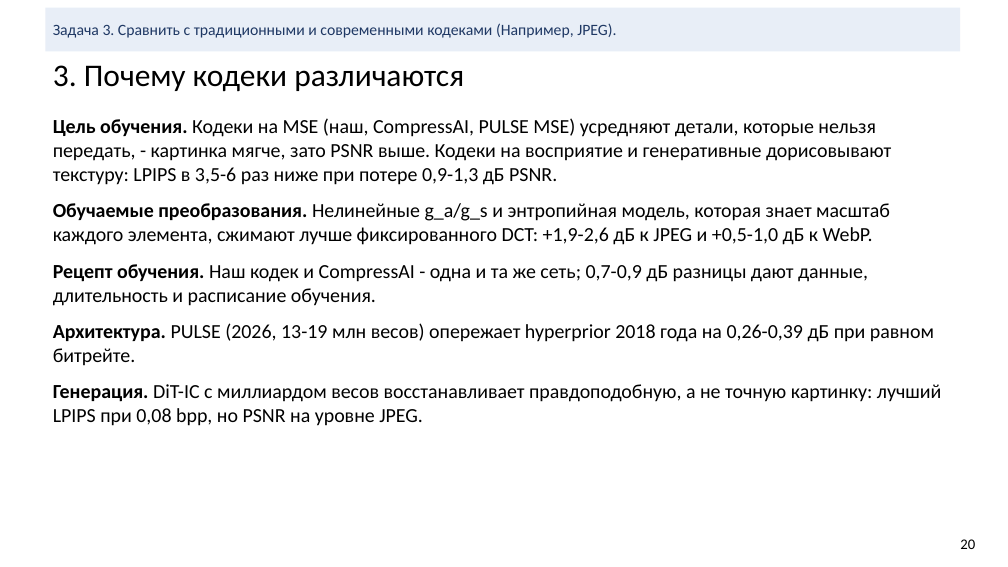
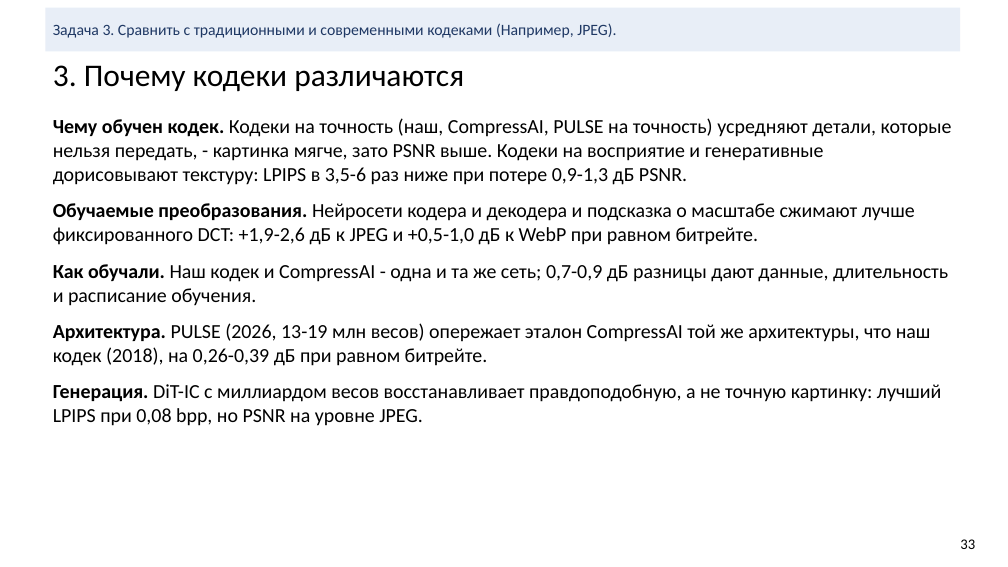
Before and after one commit to KDMCrypto/Deep-Image-Compression, a slide deck: slide 33 of documentation/cv-project-compression.pptx (slide 20 before the commit). Drawn at 1008x567 pixels with LibreOffice and Linux fonts; fonts in the diff are those of the drawing. Boxes give left, top, right and bottom in pixels: in the first picture for what was removed or moved away, otherwise in the second. Text is boxed around its words. In the diff, an @@ line names an element or a change of style, - is before the commit and + after.

```diff
--- a/documentation/cv-project-compression.pptx
+++ b/documentation/cv-project-compression.pptx
@@ text at (53,118,952,366): text changed @@
-Цель обучения. Кодеки на MSE (наш, CompressAI, PULSE MSE) усредняют детали, которые нельзя передать, - картинка мягче, зато PSNR выше. Кодеки на восприятие и генеративные дорисовывают текстуру: LPIPS в 3,5-6 раз ниже при потере 0,9-1,3 дБ PSNR.
-Обучаемые преобразования. Нелинейные g_a/g_s и энтропийная модель, которая знает масштаб каждого элемента, сжимают лучше фиксированного DCT: +1,9-2,6 дБ к JPEG и +0,5-1,0 дБ к WebP.
-Рецепт обучения. Наш кодек и CompressAI - одна и та же сеть; 0,7-0,9 дБ разницы дают данные, длительность и расписание обучения.
-Архитектура. PULSE (2026, 13-19 млн весов) опережает hyperprior 2018 года на 0,26-0,39 дБ при равном битрейте.
+Чему обучен кодек. Кодеки на точность (наш, CompressAI, PULSE на точность) усредняют детали, которые нельзя передать, - картинка мягче, зато PSNR выше. Кодеки на восприятие и генеративные дорисовывают текстуру: LPIPS в 3,5-6 раз ниже при потере 0,9-1,3 дБ PSNR.
+Обучаемые преобразования. Нейросети кодера и декодера и подсказка о масштабе сжимают лучше фиксированного DCT: +1,9-2,6 дБ к JPEG и +0,5-1,0 дБ к WebP при равном битрейте.
+Как обучали. Наш кодек и CompressAI - одна и та же сеть; 0,7-0,9 дБ разницы дают данные, длительность и расписание обучения.
+Архитектура. PULSE (2026, 13-19 млн весов) опережает эталон CompressAI той же архитектуры, что наш кодек (2018), на 0,26-0,39 дБ при равном битрейте.
@@ text at (960,539,975,549): text changed @@
-20
+33
```
Also in this commit, not shown: 17 other slides changed, 15 slides added, 2 slides removed, 19 other files.
